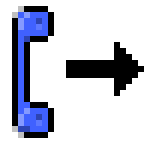
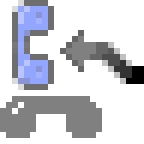
The second 144 × 144 image is a revision of the first. Changes to its layers:
added layer "Answered Elsewhere" above "Incoming Missed" over [0, 0, 144, 138]
hid "Outbound answered" over [12, 6, 144, 138]
hid "bg" over [0, 0, 144, 138]
